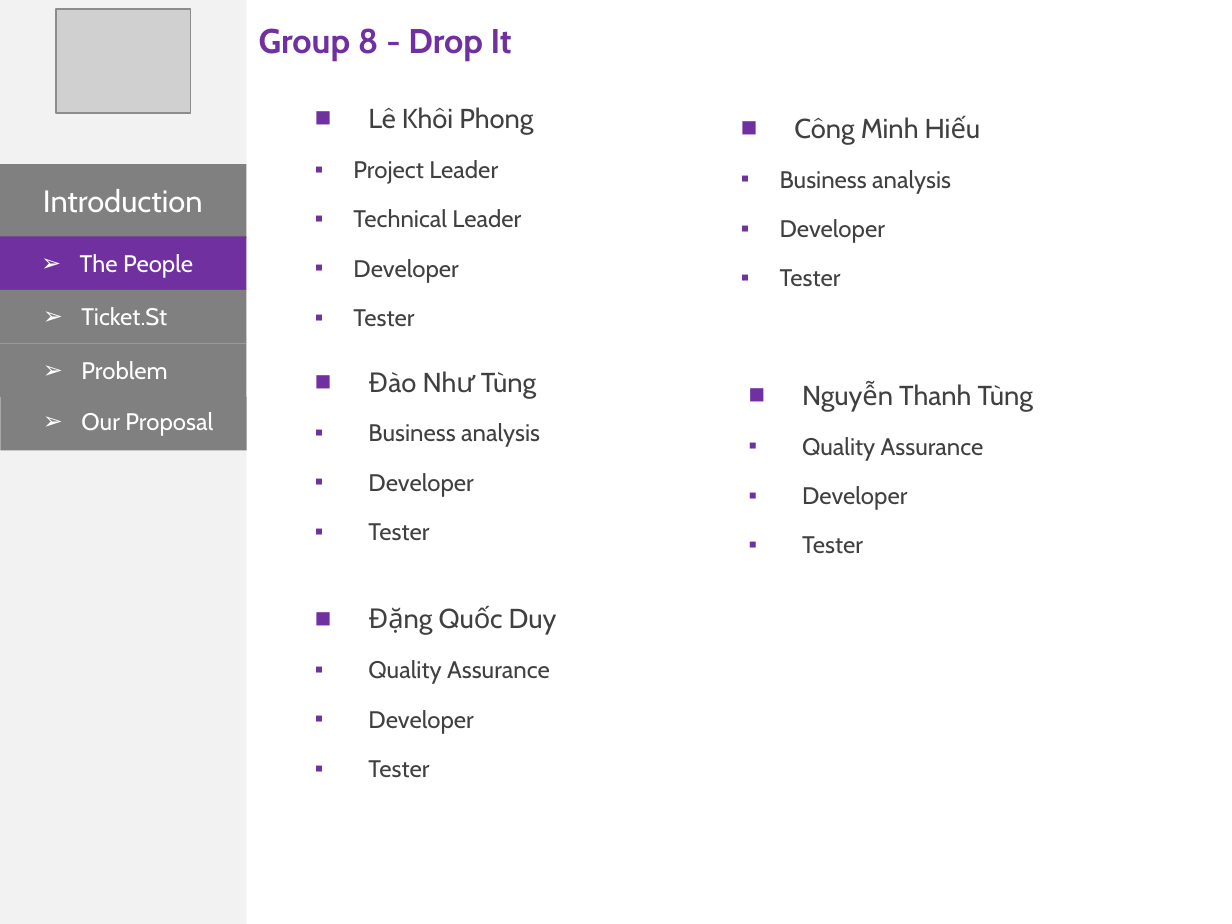
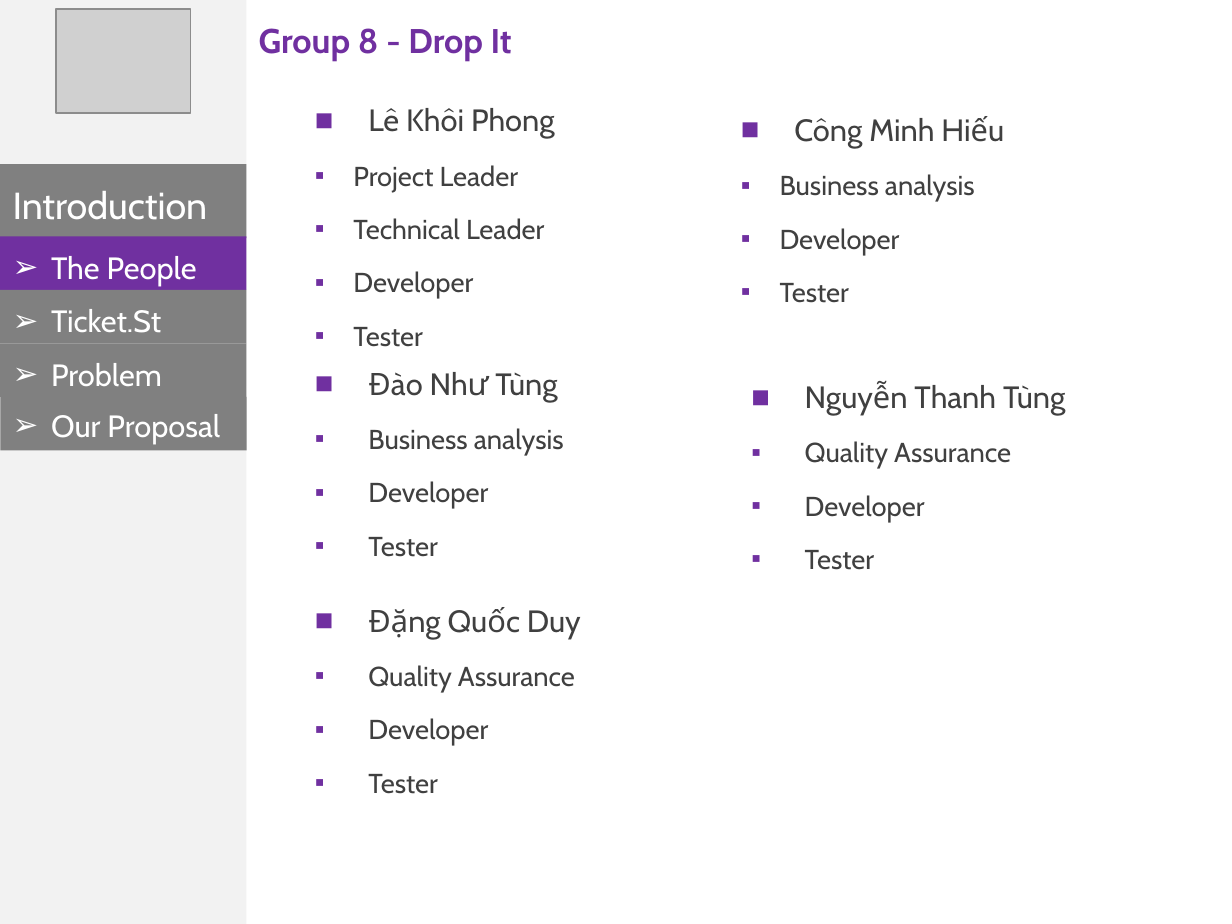
Before and after one commit to phonglk/fptu_capstone, a slide deck: slide 2 of Document/Present.pptx. Drawn at 1232x924 pixels with LibreOffice and Linux fonts; fonts in the diff are those of the drawing; grey boxes stand for pictures. Boxes give left, top, right and bottom in pixels: in the first picture for what was removed or moved away, otherwise in the second. Text is boxed around its words. In the diff, an @@ line names an element or a change of style, - is before the commit and + after.

```diff
--- a/Document/Present.pptx
+++ b/Document/Present.pptx
@@ text "Lê Khôi Phong" at [353, 108, 555, 347]: size 16 to 18 pt in "Lê Khôi Phong"; size 14 to 16 pt in "Project Leader", "Technical Leader", "Developer", "Tester" @@
@@ text "Công Minh Hiếu" at [780, 118, 975, 303]: size 16 to 18 pt in "Công Minh Hiếu"; size 14 to 16 pt in "Business analysis", "Developer", "Tester" @@
@@ text "Introduction": place and size @@
-text "Introduction" at [43, 189, 203, 212]
+text "Introduction" at [13, 191, 208, 220]
@@ text "Introduction" at [13, 191, 208, 220]: size 18 to 22 pt @@
@@ text "The People": place and size @@
-text "The People" at [80, 254, 193, 278]
+text "The People" at [51, 256, 197, 285]
@@ text "Ticket.St": place and size @@
-text "Ticket.St" at [81, 307, 167, 325]
+text "Ticket.St" at [51, 309, 161, 333]
@@ text "Problem": place and size @@
-text "Problem" at [81, 361, 167, 379]
+text "Problem" at [51, 363, 162, 386]
@@ text "Đào Như Tùng" at [368, 373, 564, 557]: size 16 to 18 pt in "Đào Như Tùng"; size 14 to 16 pt in "Business analysis", "Developer", "Tester" @@
@@ text "Nguyễn Thanh Tùng" at [805, 385, 1065, 570]: size 16 to 18 pt in "Nguyễn Thanh Tùng"; size 14 to 16 pt in "Quality Assurance", "Developer", "Tester" @@
@@ size 14 to 18 pt in 4 elements at [51, 256, 197, 285], [51, 309, 161, 333], [51, 363, 162, 386], [51, 414, 220, 443] @@
@@ text "Our Proposal": place and size @@
-text "Our Proposal" at [81, 412, 213, 436]
+text "Our Proposal" at [51, 414, 220, 443]
@@ text "Đặng Quốc Duy" at [368, 610, 581, 794]: size 16 to 18 pt in "Đặng Quốc Duy"; size 14 to 16 pt in "Quality Assurance", "Developer", "Tester" @@
```
Also in this commit, not shown: 17 other slides changed.
